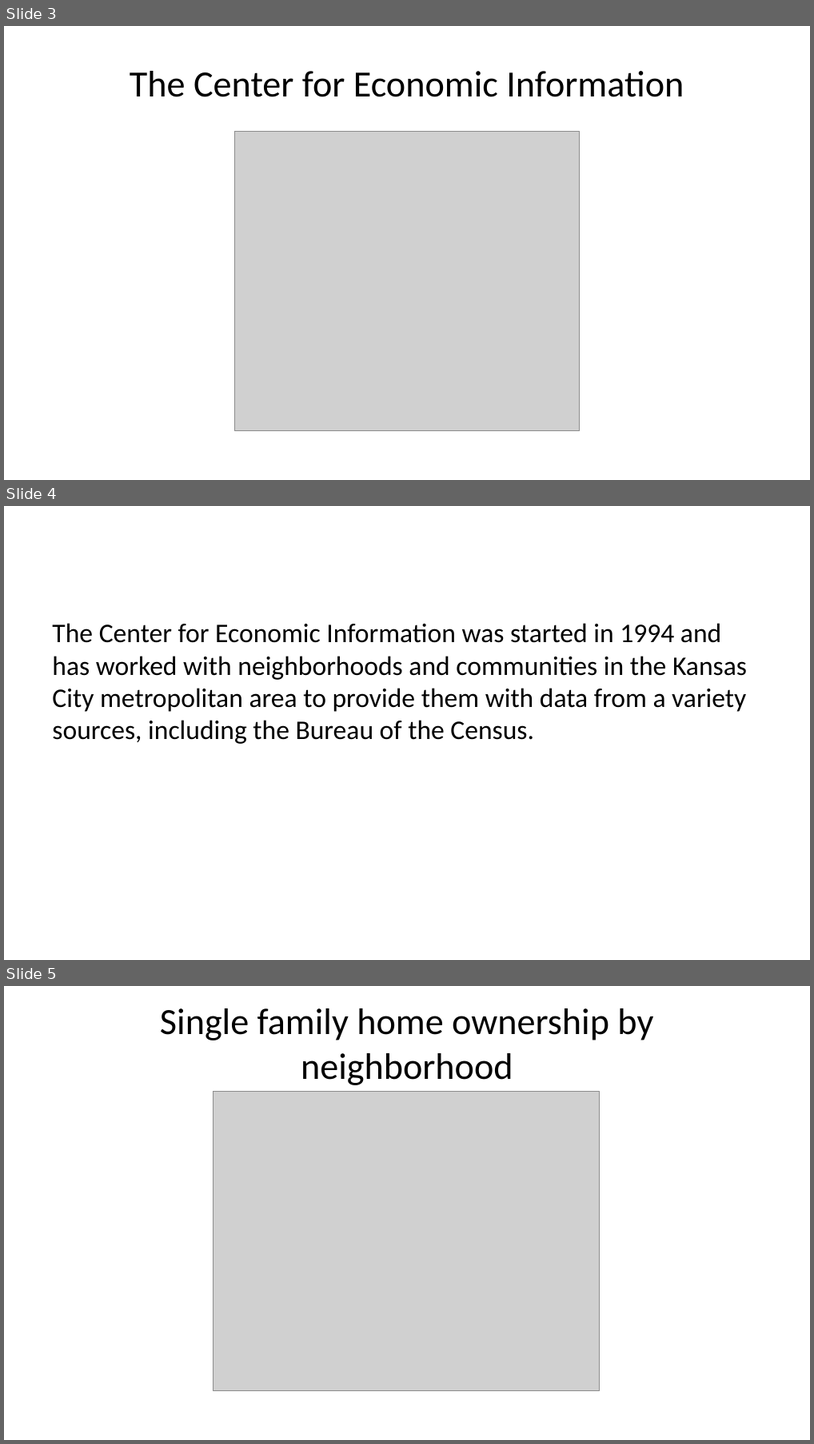
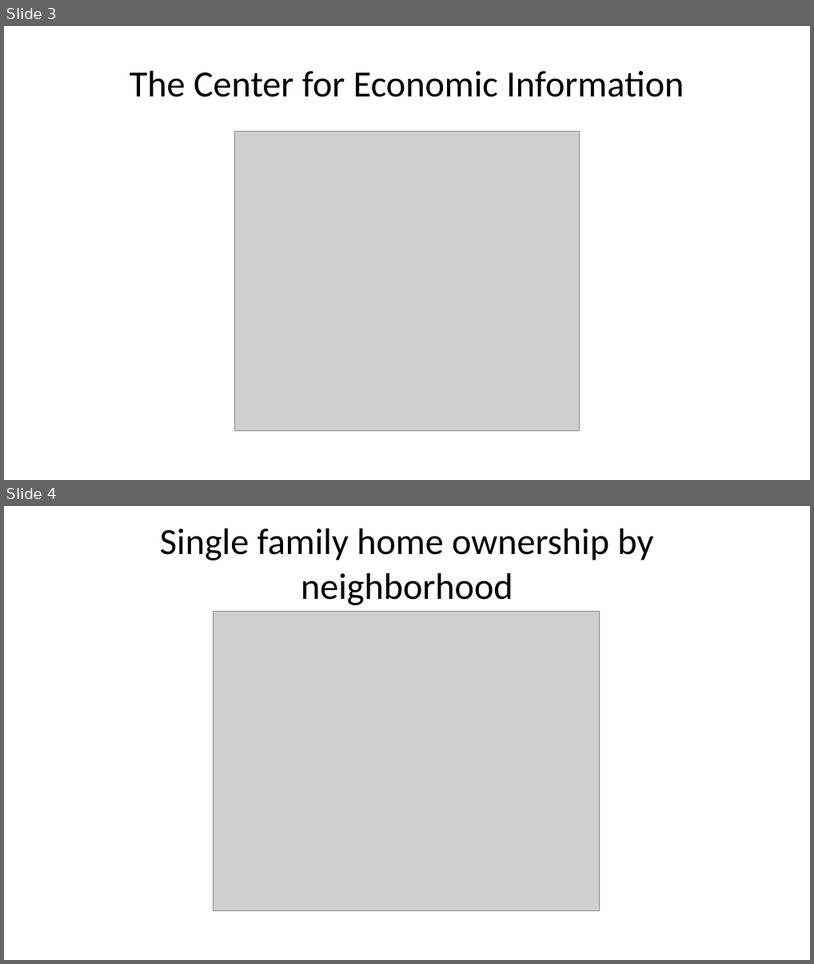
Before and after one commit to pmean/papers-and-presentations, a slide deck: kc-lead-impact/results/dbhi-presentation.pptx. Shown one above the other, each under a label of ours: slides 3, 4 and 5 before the commit, slides 3 and 4 after it. The pictures are 814x1444 and 814x964 pixels, drawn with LibreOffice and Linux fonts; fonts in the diff are those of the drawing; grey boxes stand for pictures. Boxes give left, top, right and bottom in pixels: in the first picture for what was removed or moved away, otherwise in the second. Text is boxed around its words. In the diff, an @@ line names an element or a change of style, - is before the commit and + after.

```diff
--- a/kc-lead-impact/results/dbhi-presentation.pptx
+++ b/kc-lead-impact/results/dbhi-presentation.pptx
@@ slide 4 removed at (4,506,810,960), background #FFFFFF @@
@@ text removed at (52,623,747,744) @@
-The Center for Economic Information was started in 1994 and has worked with neighborhoods and communities in the Kansas City metropolitan area to provide them with data from a variety sources, including the Bureau of the Census.
@@ what was slide 5 is now slide 4 @@
```
Also in this commit, not shown: 1 slide changed, 8 slides added, 2 other slides removed, 3 other files.
